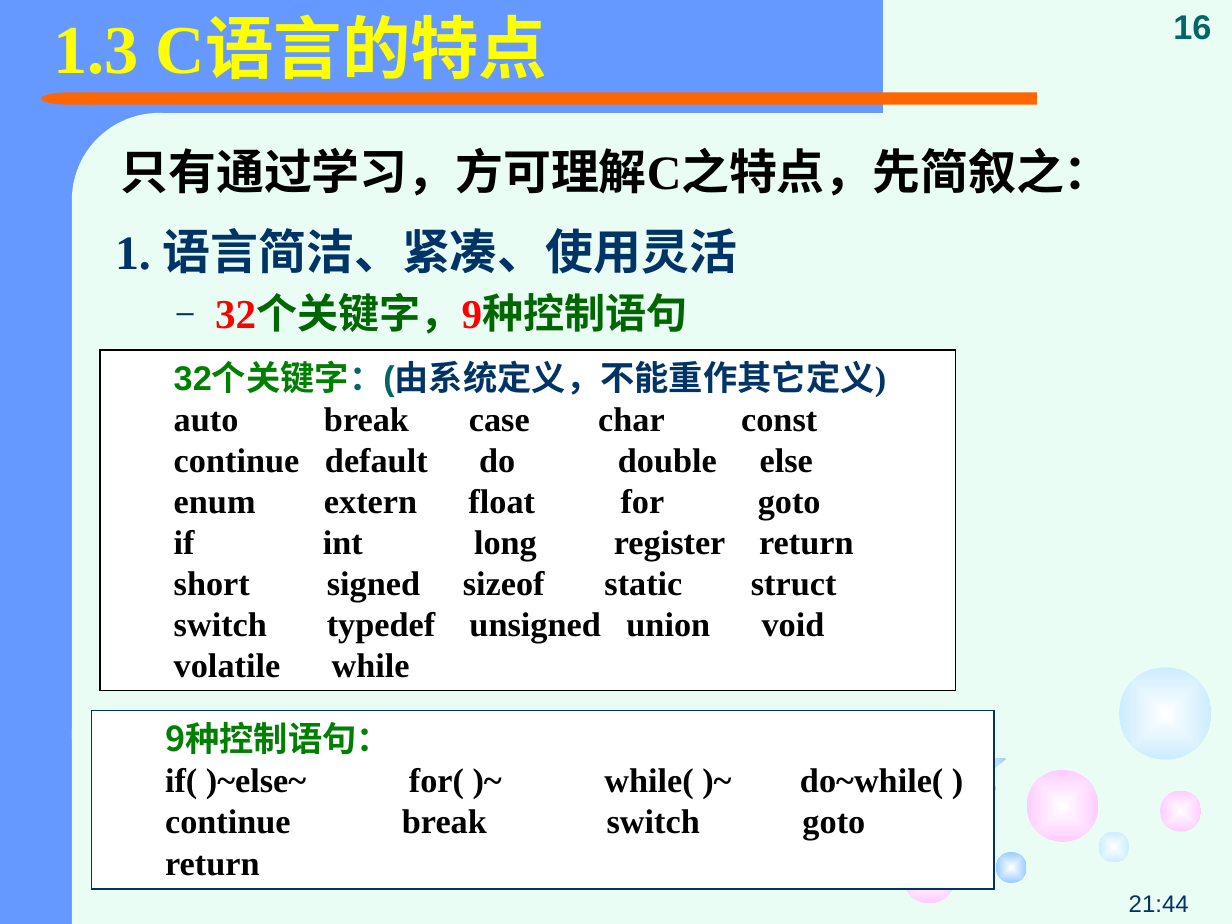
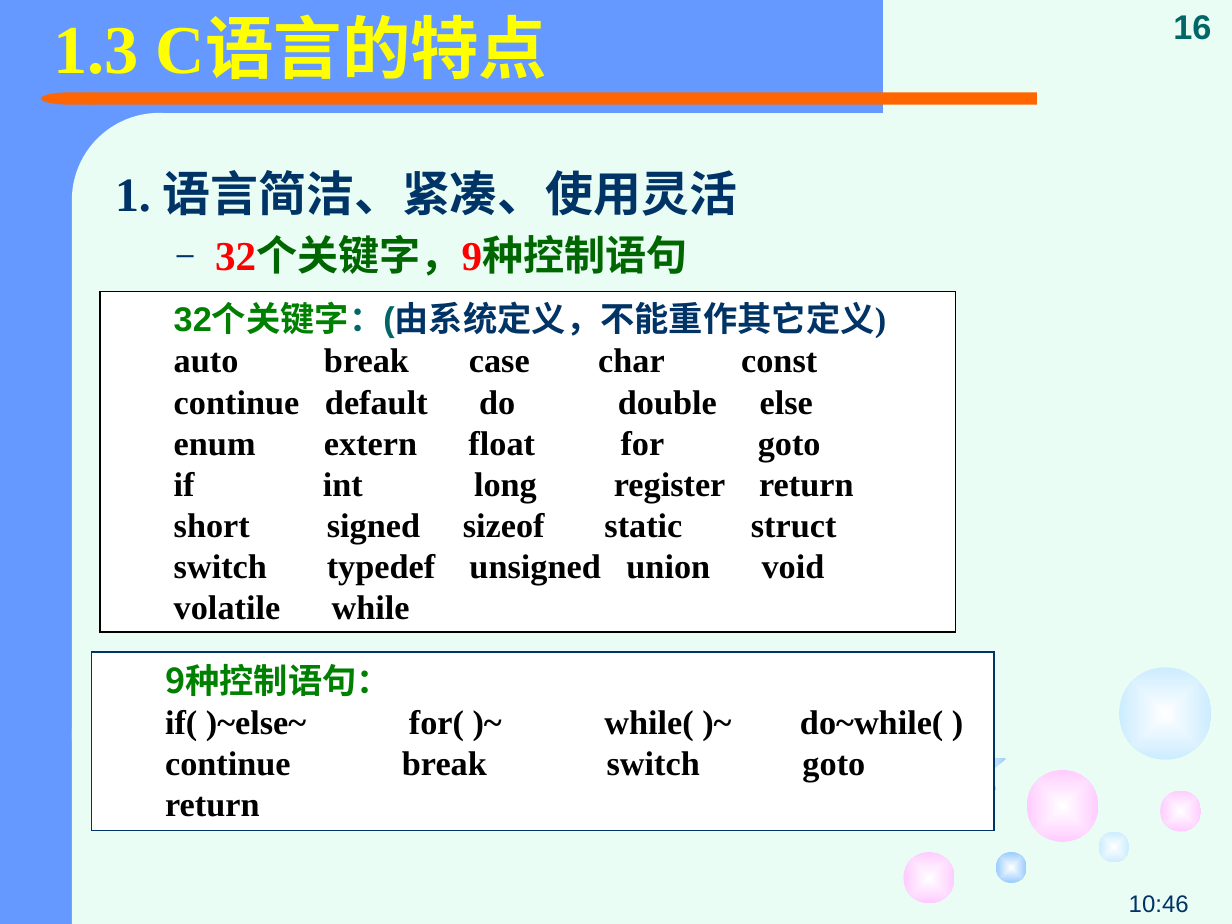
Before and after one commit to jtrfid/C-Repositories, a slide deck: slide 16 of 2016/C语言/课件/第1章 C语言基础.pptx. Drawn at 1232x924 pixels with LibreOffice and Linux fonts; fonts in the diff are those of the drawing. Boxes give left, top, right and bottom in pixels: in the first picture for what was removed or moved away, otherwise in the second. Text is boxed around its words. In the diff, an @@ line names an element or a change of style, - is before the commit and + after.

```diff
--- a/2016/C语言/课件/第1章 C语言基础.pptx
+++ b/2016/C语言/课件/第1章 C语言基础.pptx
@@ text removed at [120,147,1111,196] @@
-只有通过学习，方可理解C之特点，先简叙之：
@@ 2 rectangles, 1 text: place and size @@
-2 rectangles, 1 text at [91,228,994,890]
+2 rectangles, 1 text at [91,170,994,832]
@@ text at [1129,895,1189,913]: text changed @@
-21:44
+10:46
```
Also in this commit, not shown: 46 other slides changed, 5 other files.
